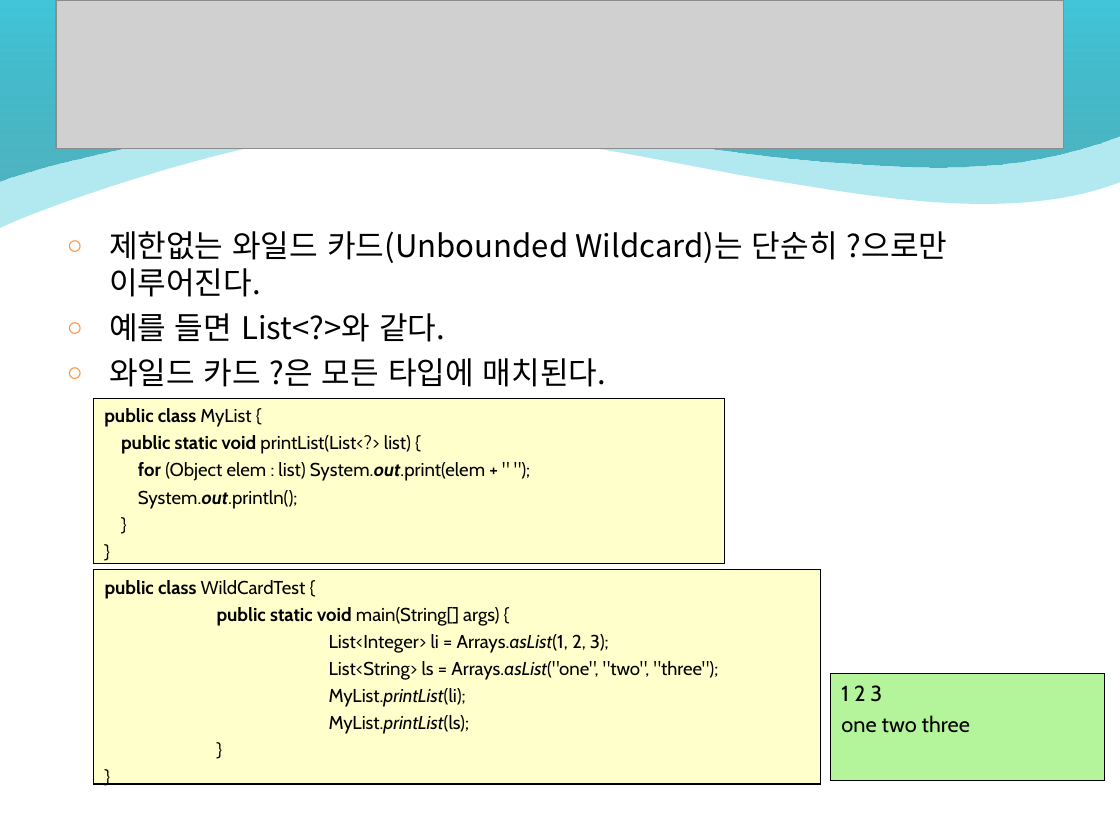
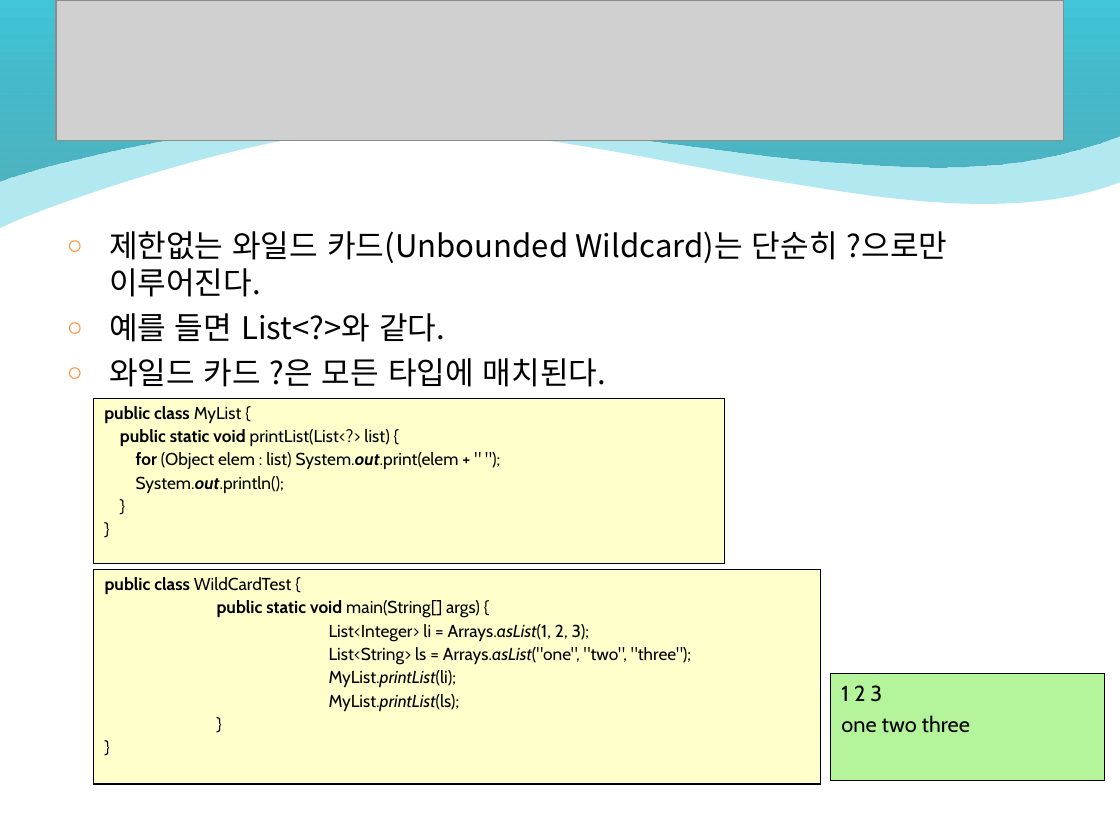
Before and after one commit to rkdntm1/JavaStudy_Kosmo, a slide deck: slide 21 of 강의자료(ppt)/Chap15-Generic&Collection.ppt. Drawn at 1120x840 pixels with LibreOffice and Linux fonts; fonts in the diff are those of the drawing; grey boxes stand for pictures; background and template pictures are left out. Boxes give left, top, right and bottom in pixels: in the first picture for what was removed or moved away, otherwise in the second. Text is boxed around its words. In the diff, an @@ line names an element or a change of style, - is before the commit and + after.

```diff
--- a/강의자료(ppt)/Chap15-Generic&Collection.ppt
+++ b/강의자료(ppt)/Chap15-Generic&Collection.ppt
@@ picture: place and size @@
-picture at bbox=[56, 0, 1064, 149]
+picture at bbox=[56, 0, 1064, 140]
@@ rectangle "public class MyList {" at bbox=[93, 399, 725, 563]: size 12 to 11.1 pt; line spacing 1 to 0.9 @@
@@ rectangle "public class WildCardTest {" at bbox=[94, 570, 821, 784]: size 12 to 11.1 pt; line spacing 1 to 0.9 @@
```
Also in this commit, not shown: 55 other slides changed, 3 slides added, 2 slides removed, 48 other files.
